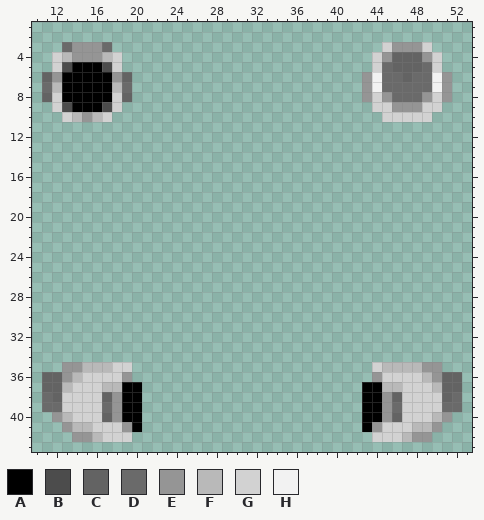
Pixel-art sprite: Resources/Textures/Mobs/Species/IPC/parts.rsi/head_m.png. The picture above is the old version.
The file is 64x64 pixels. Colours within 5 levels of each other are drawn and written as one. Shown: x 10..53, y 1..43.
Palette (. is transparent): A #000000  B #4c4c4c  C #636363  D #6a6a6a  E #959595  F #b9b9b9  G #d2d2d2  H #f2f2f2
Pixels before, first column x 11:
 3 ..DEEED...........................GEEEG...
 4 .GFEEEFG.........................GECCCEG..
 5 .GBAAABG.........................GDCCCDG..
 6 CEAAAAAEC.......................EHDDCDDHE.
 7 DFAAAAAFD.......................EHDDDDDHE.
 8 CGAAAAAGC.......................EGEDDDEGE.
 9 .GBAAABG.........................GGEEEGG..
10 ..GFEFG...........................GGGGG...
11 ..........................................
12 ..........................................
13 ..........................................
14 ..........................................
15 ..........................................
16 ..........................................
17 ..........................................
18 ..........................................
19 ..........................................
20 ..........................................
21 ..........................................
22 ..........................................
23 ..........................................
24 ..........................................
25 ..........................................
26 ..........................................
27 ..........................................
28 ..........................................
29 ..........................................
30 ..........................................
31 ..........................................
32 ..........................................
33 ..........................................
34 ..........................................
35 ..EEFFFGG........................GFFFFEE..
36 CCEFGGGGE........................EGGGGFECC
37 CCFGGGFFAA......................AAFFGGGFCC
38 DCGGGGCEAA......................AAECGGGGCD
39 DDGGGGDEAA......................AAEDGGGGDD
40 .EFGGGCEAA......................AAECGGGFE.
41 ..EFFGGGEA......................AEGGGFFE..
42 ...EEFGGG........................GGGFEE...
Now the later version:
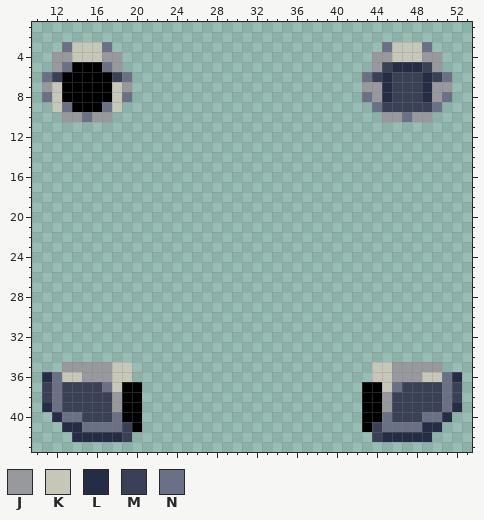
Colours new in this view: J #97999c  K #c7c7b7  L #242d45  M #3a4157  N #6a7085
Diff:
Changed rows in their new state; - is an unchanged pixel.
first column x 11:
 3 --NKKKN---------------------------NKKKN--
 4 -JJKKKJJ-------------------------JJKKKJJ-
 5 -JN---NJ-------------------------JMLLLMJ-
 6 NM-----MN-----------------------NMLMMMLMN
 7 JK-----KJ-----------------------JJLMMMLJJ
 8 NK-----KN-----------------------NJLMMMLJN
 9 -KN---NK-------------------------NMMMMMN-
10 --JJNJJ---------------------------JJNJJ--
first column x 11:
35 --JJJJJKK------------------------KKJJJJJ--
36 LNKKJJJKK------------------------KKJJJKKNL
37 MNMMMMNK--------------------------KNMMMMNM
38 MNMMMMMJ--------------------------JMMMMMNM
39 LNMMMMMJ--------------------------JMMMMMNL
40 -LNNMMMN--------------------------NMMMNNL-
41 --LLNNNNM------------------------MNNNNLL--
42 ---LLLLLM------------------------MLLLLL---
Changed places in both pictures, as pixel boxes (x1, y1, x2, y2):
changed: (42, 42, 132, 122)
changed: (362, 42, 452, 122)
changed: (42, 362, 132, 442)
changed: (372, 362, 462, 442)
